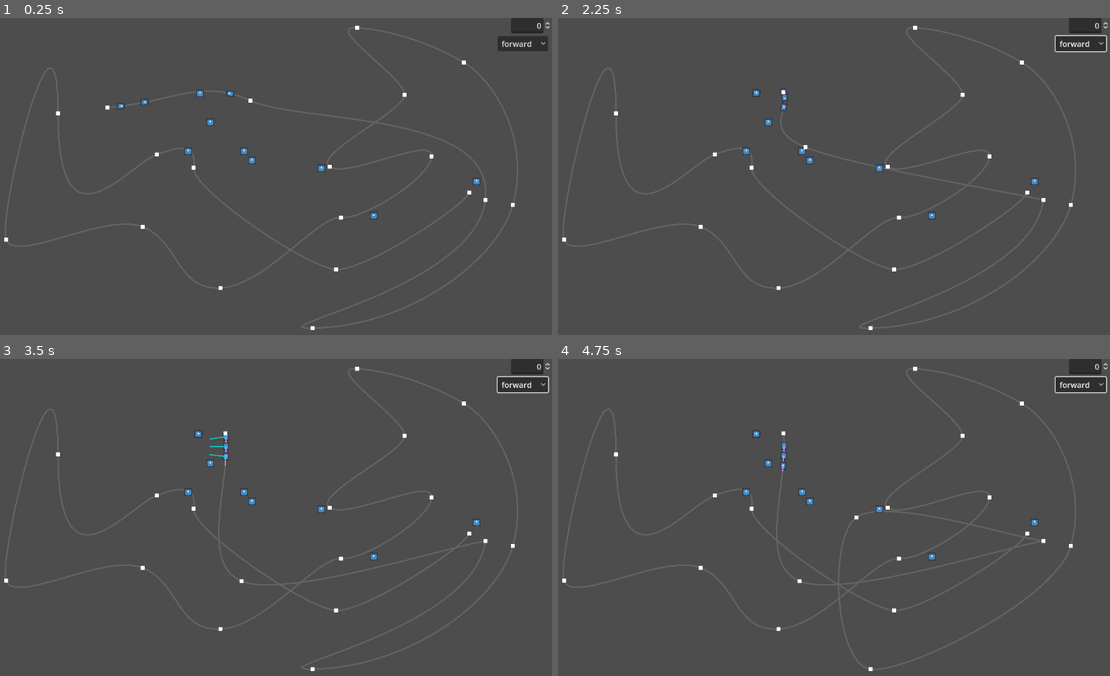
Above: before the commit, frames 1-4 (two rows, left to right).
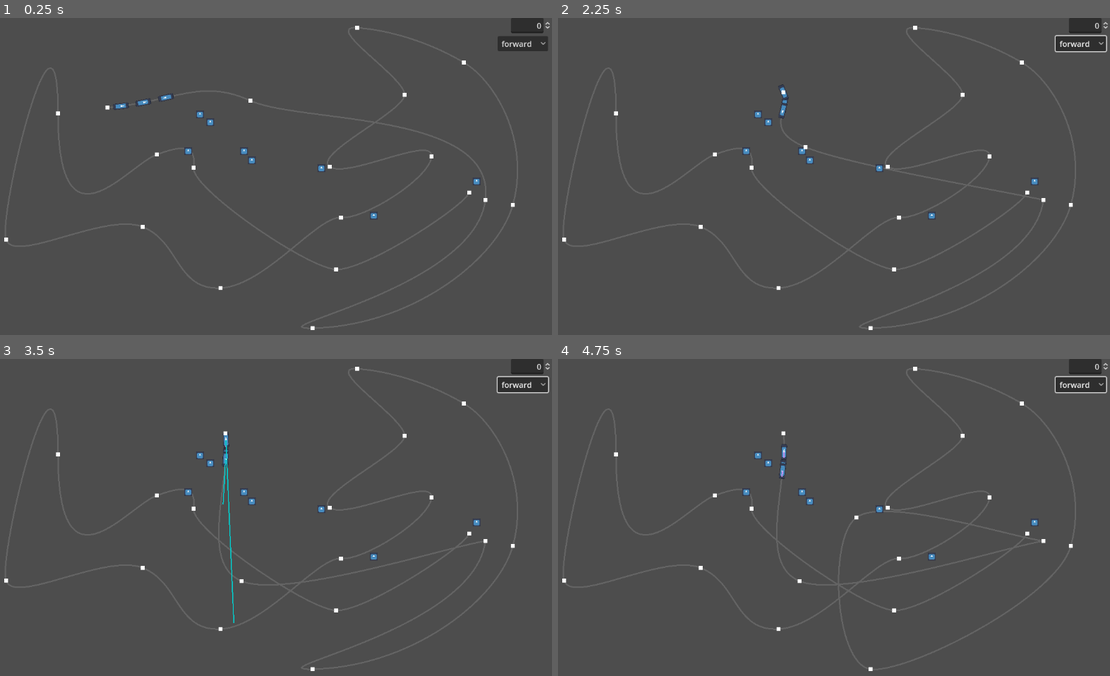
Above: after the commit, the same moments.

Repository: DeniZka/railway-path
Game: Godot game, scene res://main.tscn
Same seed, same stepped clock (60 frames per second), same inputs: the game is played once before the commit and once after it. The engine's default icon, where the game draws it, is replaced by a stand-in: a white triangle on a blue panel in a dark square.
Inputs (mouse positions are in pixels of both pictures, inside the frame that each line leads up to):
- Up to frame 1 (0.25 s): no input
- Up to frame 2 (2.25 s): click "forward" at 0.5 s; tap Enter at 1.25 s; drag from (662, 106) to (784, 90) at 1.27 s; tap Space at 2 s; drag from (806, 100) to (800, 239) at 2.02 s
- Up to frame 3 (3.5 s): tap Enter at 2.75 s; move the mouse to (485, 539) at 2.77 s; hold W from 2.78 s (still down); click (485, 539) at 2.92 s
- Up to frame 4 (4.75 s): release W at 3.5 s; drag from (1043, 539) to (784, 431) at 3.52 s; tap Space at 4.25 s; drag from (784, 431) to (856, 517) at 4.27 s

The runs differ from the first frame. In frame 1, 0.2% of the frame differs, in the area x 20-43%, y 22-32%; in frame 2, 0.1%; in frame 3, 0.3%, in the area x 35-43%, y 22-84%; in frame 4, 0.1%.

Commit message:
train separate cars works fine

Diff:
--- a/car.gd
+++ b/car.gd
@@ -17,7 +17,7 @@
 var active : bool = false #uses engine
 var dist : float = 0.0
 @export var loco : bool = false #can push/pull the train
-@export var engine_force : float = 100.0
+@export var engine_force : float = 300.0
 var throttle_level : float = 0.0
 const DRAG_FORCE_SPEED = 10 #velocity where drag is on
 const DRAG_FLATNESS = 300   #moar x - more flat drag
@@ -170,7 +170,10 @@
 		#FIXME: drag direction!!!
 	tot_force += Vector2(train_force_part, 0)
 	state.apply_central_force(tot_force.rotated(follow.rotation))
-	$Line2D2.points[1] = tot_force.rotated(rotation)
+	if flip:
+		$Line2D2.points[1] = Vector2(train_force_part * -1, 0)
+	else:
+		$Line2D2.points[1] = Vector2(train_force_part, 0)
 
 	#state.integrate_forces()
 
--- a/car.tscn
+++ b/car.tscn
@@ -1,13 +1,16 @@
-[gd_scene load_steps=5 format=3 uid="uid://d4em25qe6joub"]
+[gd_scene load_steps=6 format=3 uid="uid://d4em25qe6joub"]
 
 [ext_resource type="Script" path="res://car.gd" id="1_budfa"]
 [ext_resource type="Texture2D" uid="uid://dghdo7pwjry8l" path="res://icon.svg" id="2_521kt"]
 
 [sub_resource type="RectangleShape2D" id="RectangleShape2D_w6ryj"]
-size = Vector2(20, 12)
+size = Vector2(32, 12)
 
-[sub_resource type="CircleShape2D" id="CircleShape2D_e2v04"]
-radius = 4.0
+[sub_resource type="CircleShape2D" id="CircleShape2D_seckm"]
+radius = 2.0
+
+[sub_resource type="RectangleShape2D" id="RectangleShape2D_2bltx"]
+size = Vector2(3, 12)
 
 [node name="Car" type="RigidBody2D"]
 sleeping = true
@@ -18,13 +21,21 @@
 linear_damp = 0.5
 script = ExtResource("1_budfa")
 
-[node name="CollisionShape2D" type="CollisionShape2D" parent="."]
+[node name="Hull" type="CollisionShape2D" parent="."]
 shape = SubResource("RectangleShape2D_w6ryj")
+
+[node name="FrontBuff" type="CollisionShape2D" parent="."]
+position = Vector2(18, 0)
+shape = SubResource("CircleShape2D_seckm")
+
+[node name="BackBuff" type="CollisionShape2D" parent="."]
+position = Vector2(-18, 0)
+shape = SubResource("CircleShape2D_seckm")
 
 [node name="Icon" type="Sprite2D" parent="."]
 position = Vector2(0.0393739, 0.0393707)
 rotation = 1.5708
-scale = Vector2(0.095047, 0.130728)
+scale = Vector2(0.095, 0.246)
 texture = ExtResource("2_521kt")
 
 [node name="Line2D" type="Line2D" parent="."]
@@ -38,18 +49,16 @@
 default_color = Color(0, 0.827451, 0.823529, 1)
 
 [node name="FrontSensor" type="Area2D" parent="."]
-position = Vector2(8, 0)
+position = Vector2(21.5, 0)
 
 [node name="CollisionShape2D" type="CollisionShape2D" parent="FrontSensor"]
-position = Vector2(2, 0)
-shape = SubResource("CircleShape2D_e2v04")
+shape = SubResource("RectangleShape2D_2bltx")
 
 [node name="BackSensor" type="Area2D" parent="."]
-position = Vector2(-8, 0)
+position = Vector2(-21.5, 0)
 
 [node name="CollisionShape2D" type="CollisionShape2D" parent="BackSensor"]
-position = Vector2(-2, 0)
-shape = SubResource("CircleShape2D_e2v04")
+shape = SubResource("RectangleShape2D_2bltx")
 
 [connection signal="body_entered" from="." to="." method="_on_body_entered"]
 [connection signal="body_exited" from="." to="." method="_on_body_exited"]
--- a/main.tscn
+++ b/main.tscn
@@ -13,7 +13,9 @@
 point_count = 19
 
 [sub_resource type="RectangleShape2D" id="RectangleShape2D_icb28"]
-size = Vector2(27.0183, 7.49353)
+size = Vector2(49.2834, 7.49353)
+
+[sub_resource type="RectangleShape2D" id="RectangleShape2D_h5yi5"]
 
 [node name="main" type="Node2D"]
 script = ExtResource("1_uhihj")
@@ -30,16 +32,21 @@
 can_sleep = false
 
 [node name="Loco" parent="Train" instance=ExtResource("3_dtup8")]
-position = Vector2(315, 148)
+position = Vector2(317, 172)
 rotation = -0.190726
+mass = 2.54
 loco = true
+engine_force = 500.0
 
 [node name="Car2" parent="Train" instance=ExtResource("3_dtup8")]
 position = Vector2(271.455, 179.245)
+mass = 0.68
 
 [node name="Car" parent="Train" instance=ExtResource("3_dtup8")]
-position = Vector2(494.525, 154.437)
+position = Vector2(363, 161)
+mass = 9.61
 flip = true
+engine_force = 500.0
 
 [node name="Boxes" type="Node2D" parent="."]
 
@@ -47,7 +54,7 @@
 position = Vector2(454, 213)
 
 [node name="Box" parent="Boxes" instance=ExtResource("4_66pgm")]
-position = Vector2(433, 154)
+position = Vector2(433, 197)
 
 [node name="Box2" parent="Boxes" instance=ExtResource("4_66pgm")]
 position = Vector2(998, 334)
@@ -81,6 +88,15 @@
 rotation = 0.677188
 shape = SubResource("RectangleShape2D_icb28")
 
+[node name="StaticBody2D2" type="StaticBody2D" parent="."]
+position = Vector2(976, 367)
+
+[node name="CollisionShape2D2" type="CollisionShape2D" parent="StaticBody2D2"]
+position = Vector2(-738, -181)
+rotation = 0.677188
+scale = Vector2(1, 1)
+shape = SubResource("RectangleShape2D_h5yi5")
+
 [node name="OptionButton" type="OptionButton" parent="."]
 offset_left = 1041.0
 offset_top = 37.0
Not shown: 1 places in main.tscn that only renumber resources
